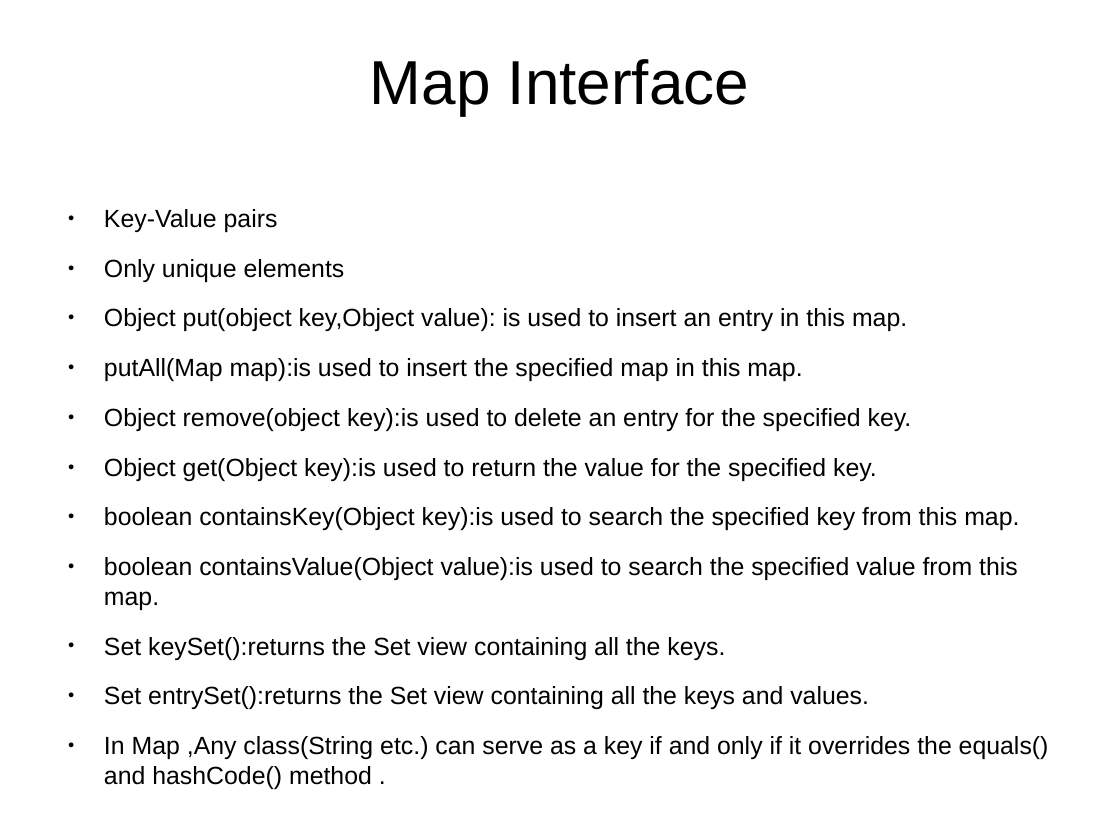
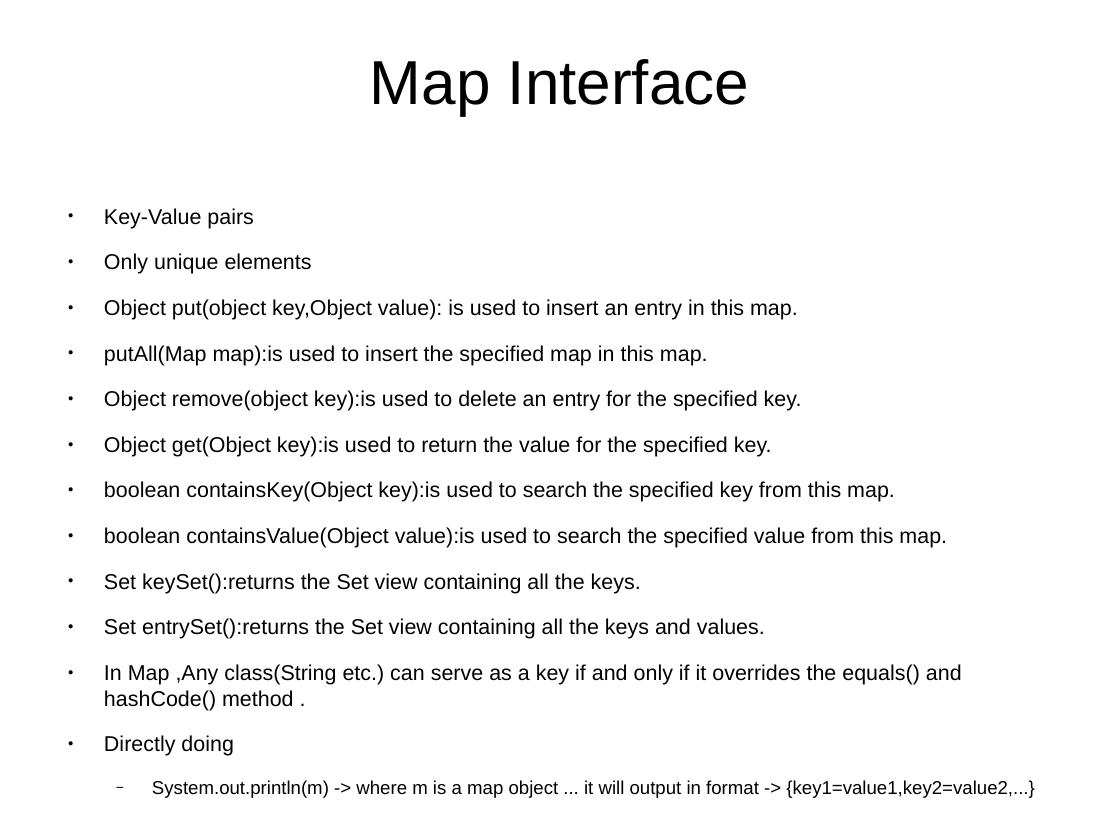
Before and after one commit to shikha-desai/Internship_PreWork, a slide deck: slide 39 of Java/Java_Notes.odp (slide 40 before the commit). Drawn at 1120x840 pixels with LibreOffice and Linux fonts; fonts in the diff are those of the drawing; background and template pictures are left out. Boxes give left, top, right and bottom in pixels: in the first picture for what was removed or moved away, otherwise in the second. Text is boxed around its words. In the diff, an @@ line names an element or a change of style, - is before the commit and + after.

Commit message:
Completed java collections, updated ls in Shell, updated delete truncate in SQL

```diff
--- a/Java/Java_Notes.odp
+++ b/Java/Java_Notes.odp
@@ text at (104, 208, 962, 711): size 17.6 to 15.2 pt in "Key-Value pairs", "Only unique elements", "Object put(object key,Object value): is used to ...", "putAll(Map map):is used to insert the specified ..." and 7 more places @@
@@ text at (104, 735, 1034, 798): paragraphs added @@
+● Directly doing
+  − System.out.println(m) -> where m is a map object ... it will output in format -> {key1=value1,key2=value2,...}
```
Also in this commit, not shown: 3 other slides changed, 13 slides added, 1 slide removed, 5 other files.
